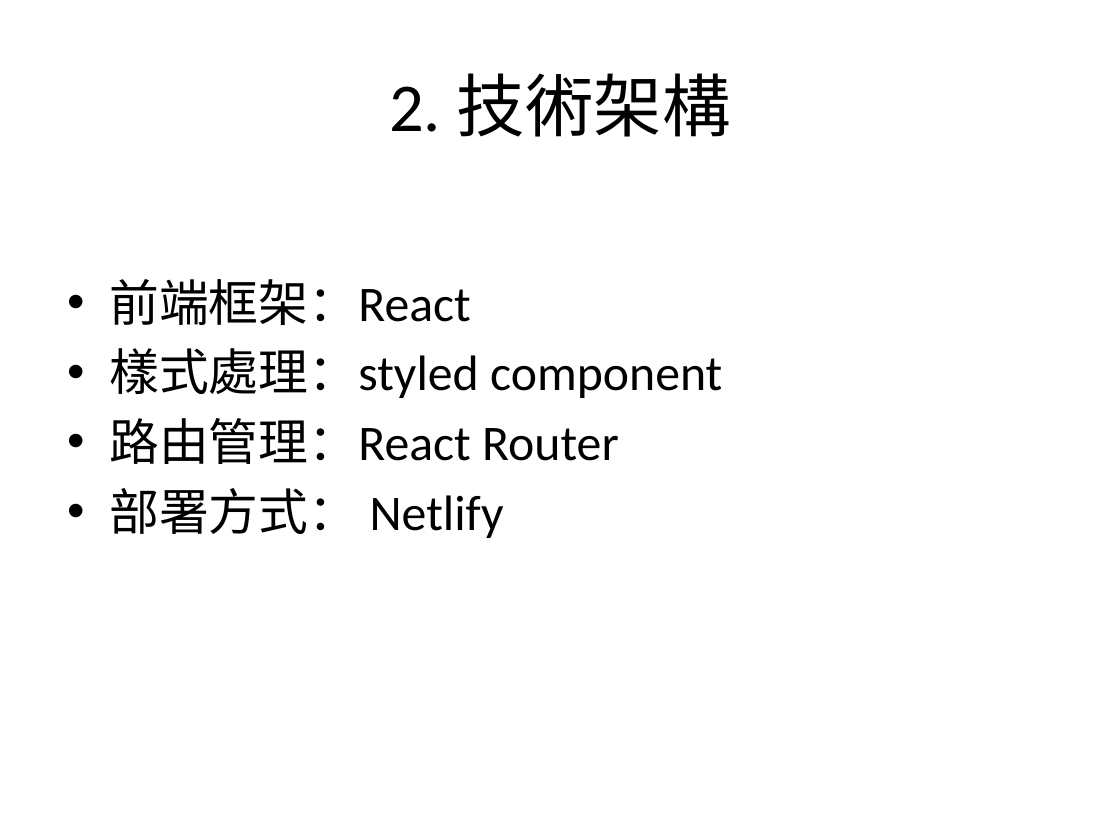
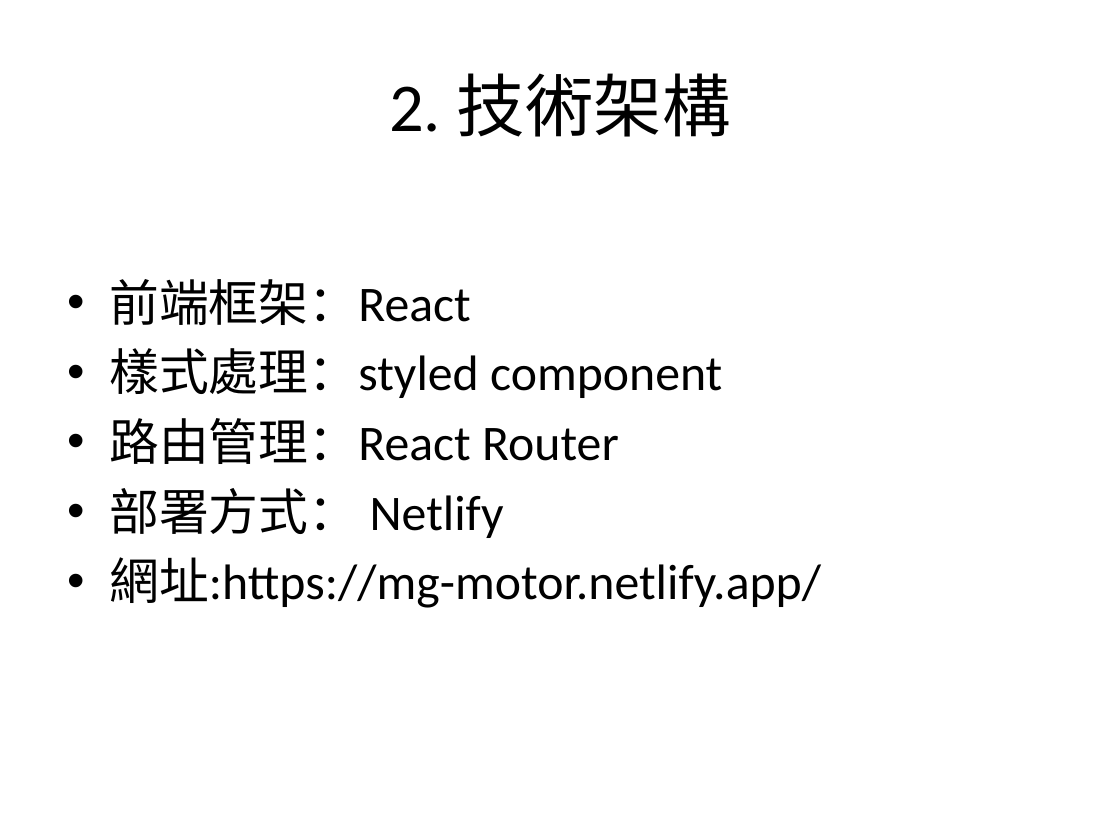
Before and after one commit to Harry-0824/MG-motor, a slide deck: slide 3 of MG_Motor_最終工程簡報.pptx. Drawn at 1120x840 pixels with LibreOffice and Linux fonts; fonts in the diff are those of the drawing. Boxes give left, top, right and bottom in pixels: in the first picture for what was removed or moved away, otherwise in the second. Text is boxed around its words. In the diff, an @@ line names an element or a change of style, - is before the commit and + after.

```diff
--- a/MG_Motor_最終工程簡報.pptx
+++ b/MG_Motor_最終工程簡報.pptx
@@ text at [109, 557, 821, 608]: paragraph added @@
+• 網址:https://mg-motor.netlify.app/
```
Also in this commit, not shown: 3 other files.
